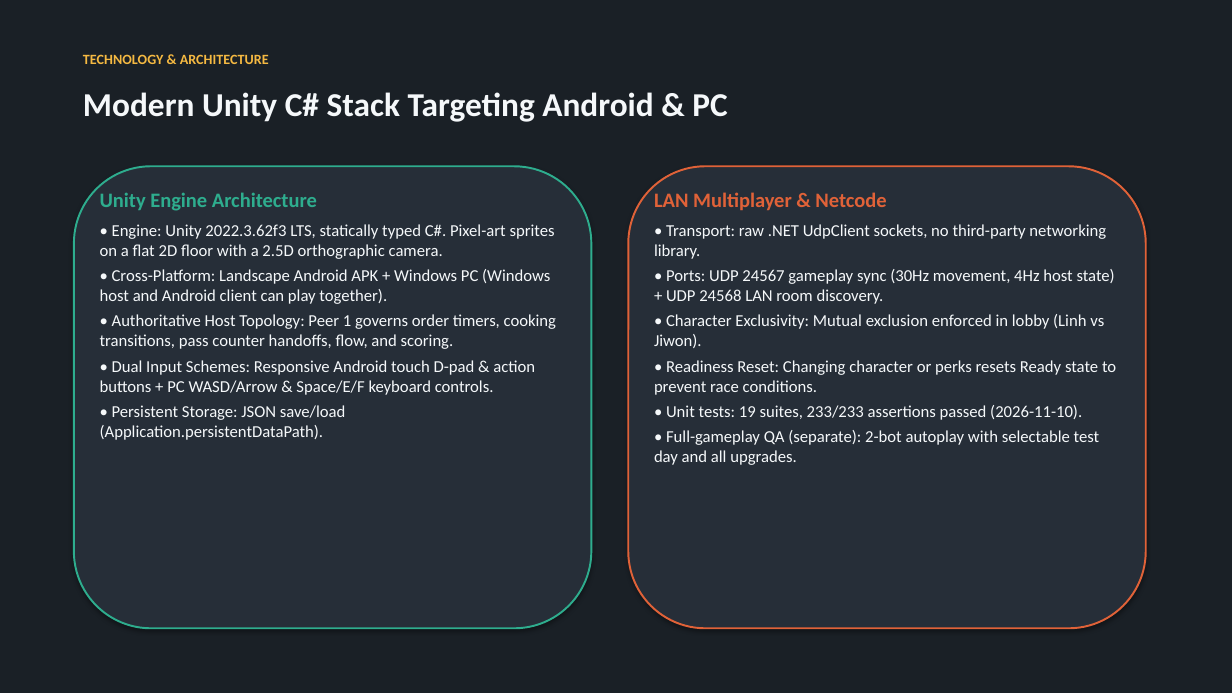
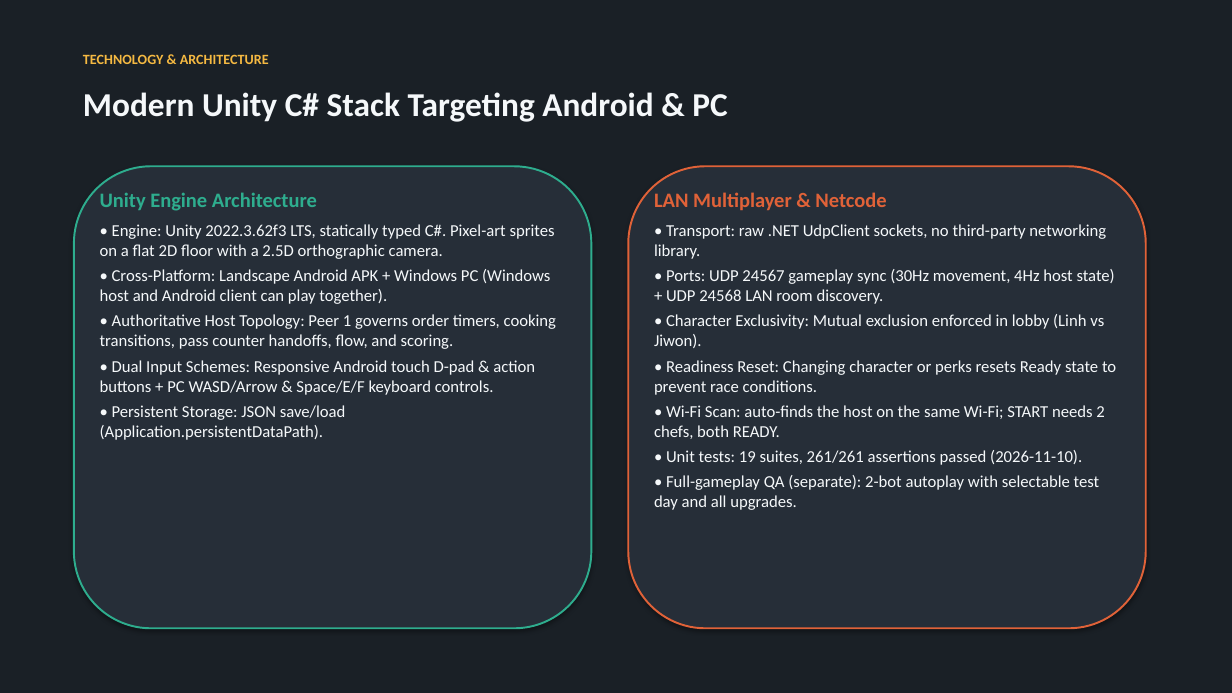
Before and after one commit to madlyham/two-ladles, a slide deck: slide 12 of docs/two_ladles_concept.pptx. Drawn at 1232x693 pixels with LibreOffice and Linux fonts; fonts in the diff are those of the drawing. Boxes give left, top, right and bottom in pixels: in the first picture for what was removed or moved away, otherwise in the second. Text is boxed around its words. In the diff, an @@ line names an element or a change of style, - is before the commit and + after.

Commit message:
Recipe discovery fade-in; LAN Wi-Fi scan, 2-player ready gate; docs

```diff
--- a/docs/two_ladles_concept.pptx
+++ b/docs/two_ladles_concept.pptx
@@ text at (654, 405, 1104, 465): text changed @@
-• Unit tests: 19 suites, 233/233 assertions passed (2026-11-10).
+• Wi-Fi Scan: auto-finds the host on the same Wi-Fi; START needs 2 chefs, both READY.
+• Unit tests: 19 suites, 261/261 assertions passed (2026-11-10).
```
Also in this commit, not shown: 10 other files.
